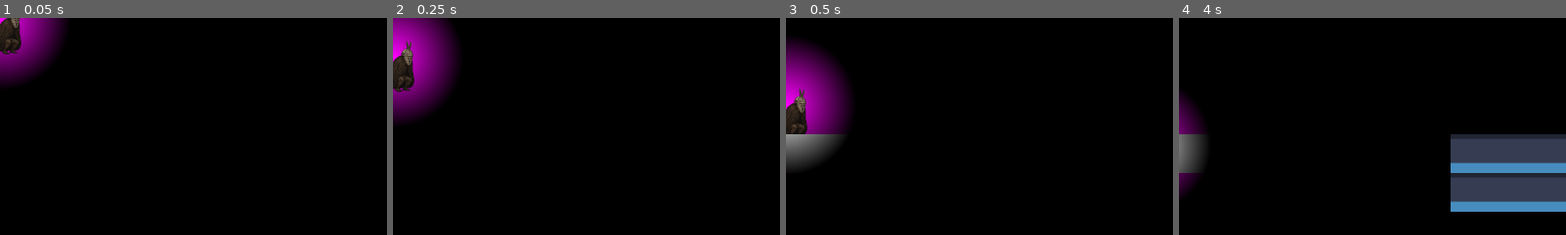
Above: before the commit, frames 1-4 (left to right).
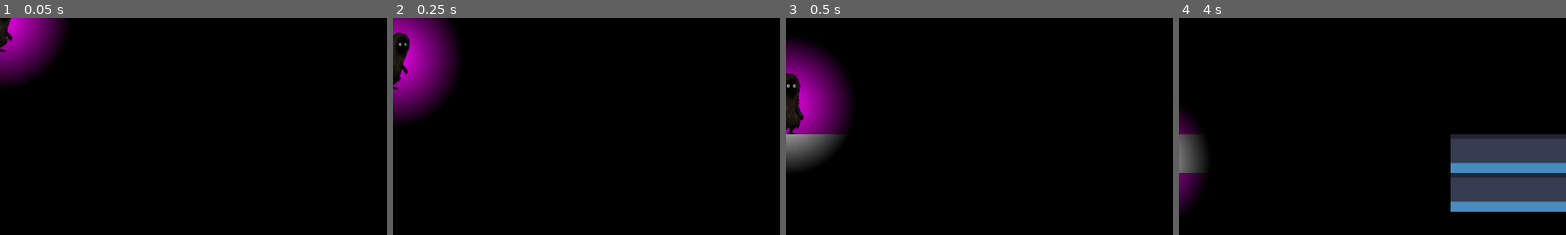
Above: after the commit, the same moments.

Repository: NahuelArrieta/MaskGame
Game: Godot game, scene res://levels/level-001.tscn
The game is run twice, just before and just after one commit, with the same random seed, the same clock (stepped at 60 frames per second) and the same inputs. The engine's default icon, where the game draws it, is replaced by a stand-in: a white triangle on a blue panel in a dark square.
Inputs:
- Up to frame 1 (0.05 s): no input
- Up to frame 2 (0.25 s): no input
- Up to frame 3 (0.5 s): no input
- Up to frame 4 (4 s): hold Right (RIGHT) 0.53-2.03 s; tap E (MASK_ANTIGRAVITY_KEY) at 0.6, 2.85 s; tap Up (JUMP) at 0.77, 1.52, 3.02, 3.77 s; tap W (MASK_DEATH_KEY) at 1.35, 3.6 s; tap Enter at 2 s; hold Left (LEFT) from 2.03 s (still down); tap Q (MASK_FIRE_KEY) at 2.1 s; tap Space at 2.75 s
The pictures show only the part of the screen within x 0-50%, y 0-50%; the shares and areas given below are measured in that part.

The runs differ from the first frame. In frame 1, 0.7% of the frame differs, in the area x 0-6%, y 0-17%; in frame 2, 1.1%; in frame 3, 1.0%; in frame 4, 1.3%, in the area x 0-6%, y 34-90%.

Commit message:
fix movement

Diff:
--- a/entities/player/player.gd
+++ b/entities/player/player.gd
@@ -3,7 +3,7 @@
 @export var speed = 70.0
 @export var jump_velocity = -450.0
 
-var current_mask: String = ""
+var current_mask: String = Global.MASK_NONE
 var gravity_direction = 1
 
 func _ready():
@@ -57,7 +57,7 @@
 		if $Animation.animation != idle_anim:
 			$Animation.play(idle_anim)
 	else:
-		var walk_anim = "run_" + anim_suffix # O "left_" según tus archivos
+		var walk_anim = "left_" + anim_suffix
 		if $Animation.animation != walk_anim:
 			$Animation.play(walk_anim)
 
--- a/entities/player/player.tscn
+++ b/entities/player/player.tscn
@@ -16,7 +16,7 @@
 [ext_resource type="Texture2D" uid="uid://bpmotah0yh7mm" path="res://assets/sprites/up_normal.png" id="12_j3ovn"]
 
 [sub_resource type="RectangleShape2D" id="RectangleShape2D_sfv1e"]
-size = Vector2(28, 48)
+size = Vector2(20, 48)
 
 [sub_resource type="AtlasTexture" id="AtlasTexture_24ehl"]
 atlas = ExtResource("3_qiwj3")
